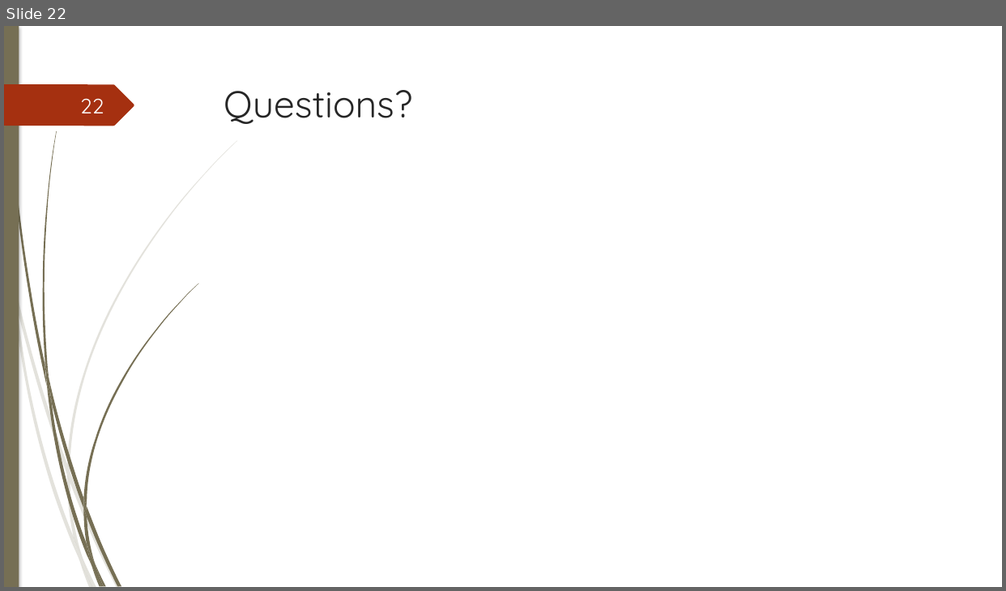
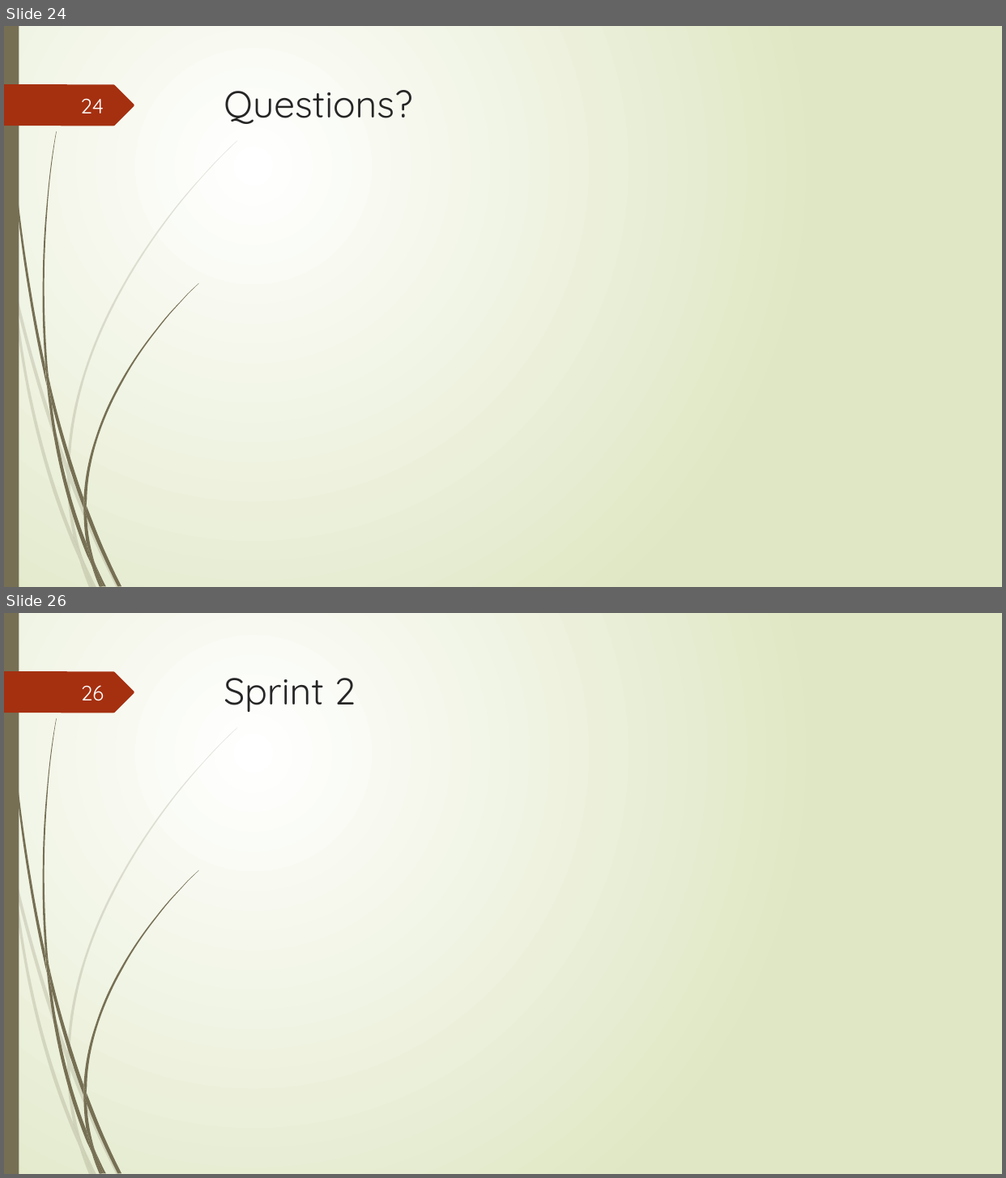
Before and after one commit to junmin-yee/Landmarked, a slide deck: Presentations/Sprint01 ReviewMeeting.pptx. Shown one above the other, each under a label of ours: slide 22 before the commit, slides 24 and 26 after it; the slides between them are not shown. The pictures are 1006x591 and 1006x1178 pixels, drawn with LibreOffice and Linux fonts; fonts in the diff are those of the drawing. Boxes give left, top, right and bottom in pixels: in the first picture for what was removed or moved away, otherwise in the second. Text is boxed around its words. In the diff, an @@ line names an element or a change of style, - is before the commit and + after.

```diff
--- a/Presentations/Sprint01 ReviewMeeting.pptx
+++ b/Presentations/Sprint01 ReviewMeeting.pptx
@@ slide 26 added at box(4, 613, 1002, 1174), background gradient #FFFFFF to #DFE8C4; not listed: 24 template elements that a slide beside it also shows @@
@@ page number added at box(81, 685, 104, 701), 20 pt, text #FEFFFF @@
+26
@@ title added at box(224, 678, 356, 712), 36 pt, text #262626 @@
+Sprint 2
@@ what was slide 22 is now slide 24 @@
@@ slide 24 changed as well @@
@@ background #FFFFFF to gradient #FFFFFF to #DFE8C4 @@
@@ rectangle at box(4, 26, 19, 587): shadow off @@
@@ outline redrawn in 13 elements at box(15, 284, 68, 475), box(70, 472, 120, 587), box(12, 288, 79, 561), box(67, 475, 83, 558), box(68, 140, 237, 472), box(74, 537, 93, 587), box(6, 26, 47, 386), box(87, 506, 121, 587), box(42, 131, 57, 379), box(83, 284, 198, 506), box(83, 509, 95, 565), box(83, 498, 87, 517), box(4, 84, 134, 126) @@
@@ page number at box(80, 98, 104, 113): text changed @@
-22
+24
```
Also in this commit, not shown: 22 other slides changed, 3 other slides added, 9 slides removed.
